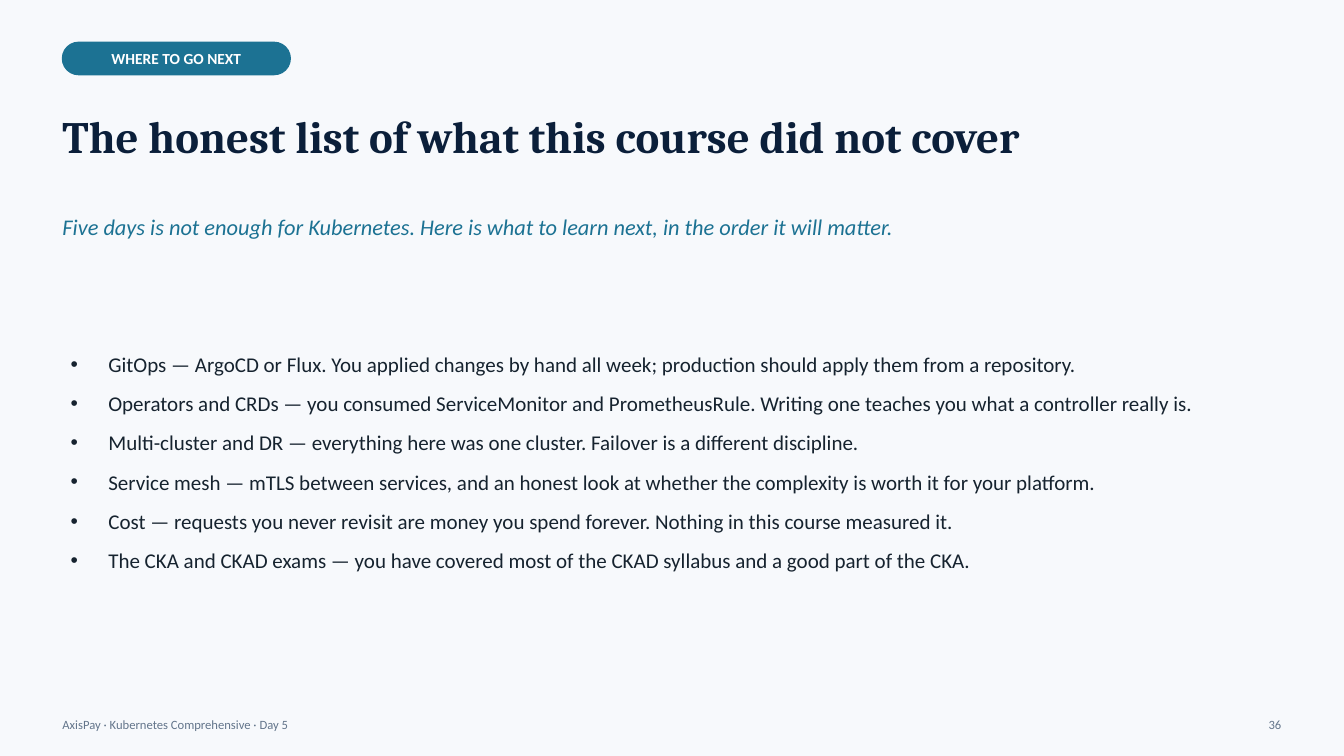
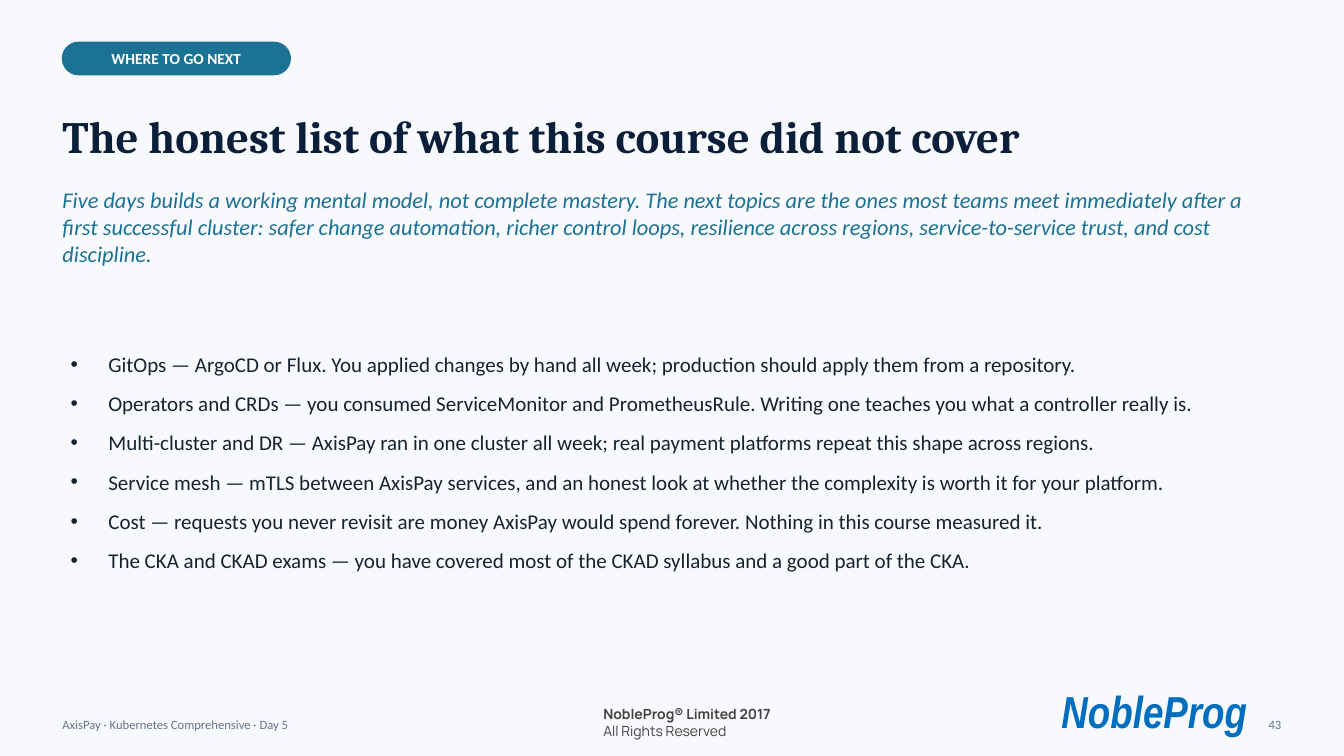
Before and after one commit to kumbulanit/kubernetescompr, a slide deck: slide 43 of days/day5/AxisPay-K8s-Day5.pptx (slide 36 before the commit). Drawn at 1344x756 pixels with LibreOffice and Linux fonts; fonts in the diff are those of the drawing; background and template pictures are left out. Boxes give left, top, right and bottom in pixels: in the first picture for what was removed or moved away, otherwise in the second. Text is boxed around its words. In the diff, an @@ line names an element or a change of style, - is before the commit and + after.

```diff
--- a/days/day5/AxisPay-K8s-Day5.pptx
+++ b/days/day5/AxisPay-K8s-Day5.pptx
@@ text at (x1=62, y1=192, x2=1242, y2=266): text changed @@
-Five days is not enough for Kubernetes. Here is what to learn next, in the order it will matter.
+Five days builds a working mental model, not complete mastery. The next topics are the ones most teams meet immediately after a first successful cluster: safer change automation, richer control loops, resilience across regions, service-to-service trust, and cost discipline.
@@ text at (x1=108, y1=435, x2=1164, y2=533): text changed @@
-• Multi-cluster and DR — everything here was one cluster. Failover is a different discipline.
-• Service mesh — mTLS between services, and an honest look at whether the complexity is worth it for your platform.
-• Cost — requests you never revisit are money you spend forever. Nothing in this course measured it.
+• Multi-cluster and DR — AxisPay ran in one cluster all week; real payment platforms repeat this shape across regions.
+• Service mesh — mTLS between AxisPay services, and an honest look at whether the complexity is worth it for your platform.
+• Cost — requests you never revisit are money AxisPay would spend forever. Nothing in this course measured it.
@@ text added at (x1=603, y1=708, x2=771, y2=740), 10 pt, text #414141, bold @@
+NobleProg® Limited 2017
+All Rights Reserved
@@ text added at (x1=1061, y1=695, x2=1247, y2=737), 32 pt, text #006EBE, bold, italic @@
+NobleProg
@@ text at (x1=1269, y1=721, x2=1282, y2=729): text changed @@
-36
+43
```
Also in this commit, not shown: 35 other slides changed, 7 slides added, 27 other files.
